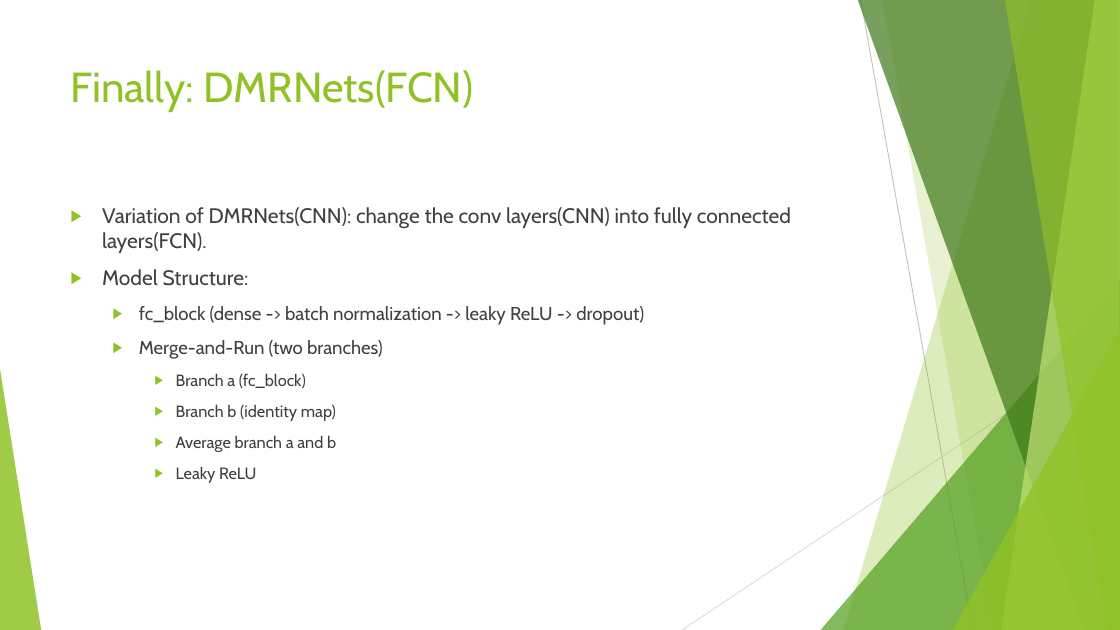
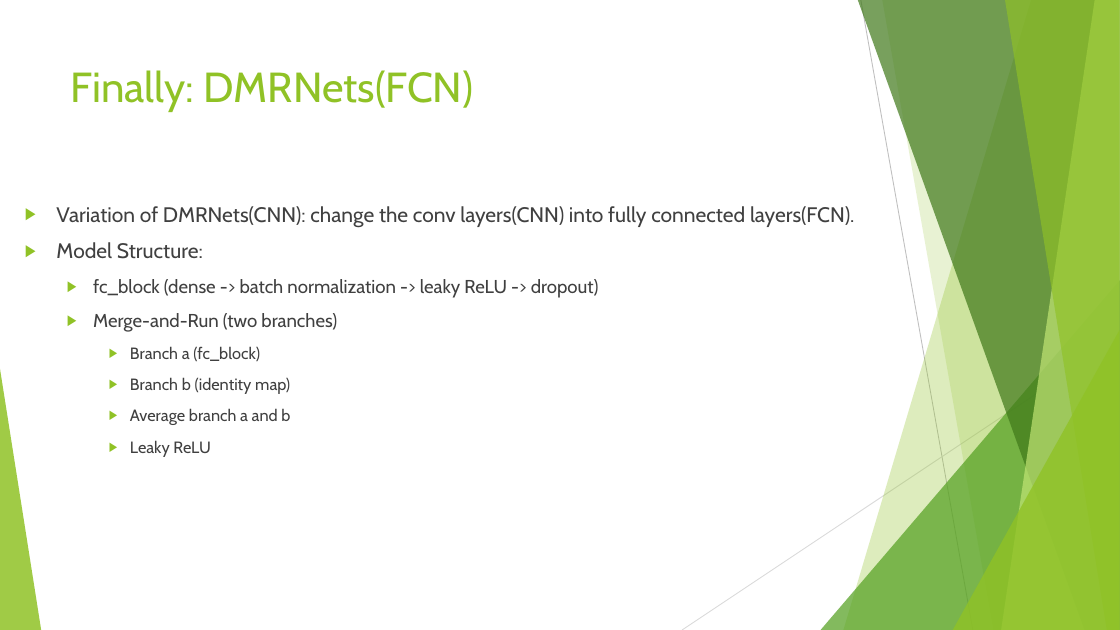
Before and after one commit to VongolaTeong/Multi-label-Classification-on-YouTube-8M, a slide deck: slide 6 of Pre.pptx (slide 8 before the commit). Drawn at 1120x630 pixels with LibreOffice and Linux fonts; fonts in the diff are those of the drawing. Boxes give left, top, right and bottom in pixels: in the first picture for what was removed or moved away, otherwise in the second. Text is boxed around its words. In the diff, an @@ line names an element or a change of style, - is before the commit and + after.

```diff
--- a/Pre.pptx
+++ b/Pre.pptx
@@ text "Variation of DMRNets(CNN): change the ..." rewrapped from bbox=[102, 207, 791, 483] to bbox=[56, 206, 854, 457] @@
```
Also in this commit, not shown: 4 other slides changed, 1 slide added, 3 slides removed, 4 other files.
